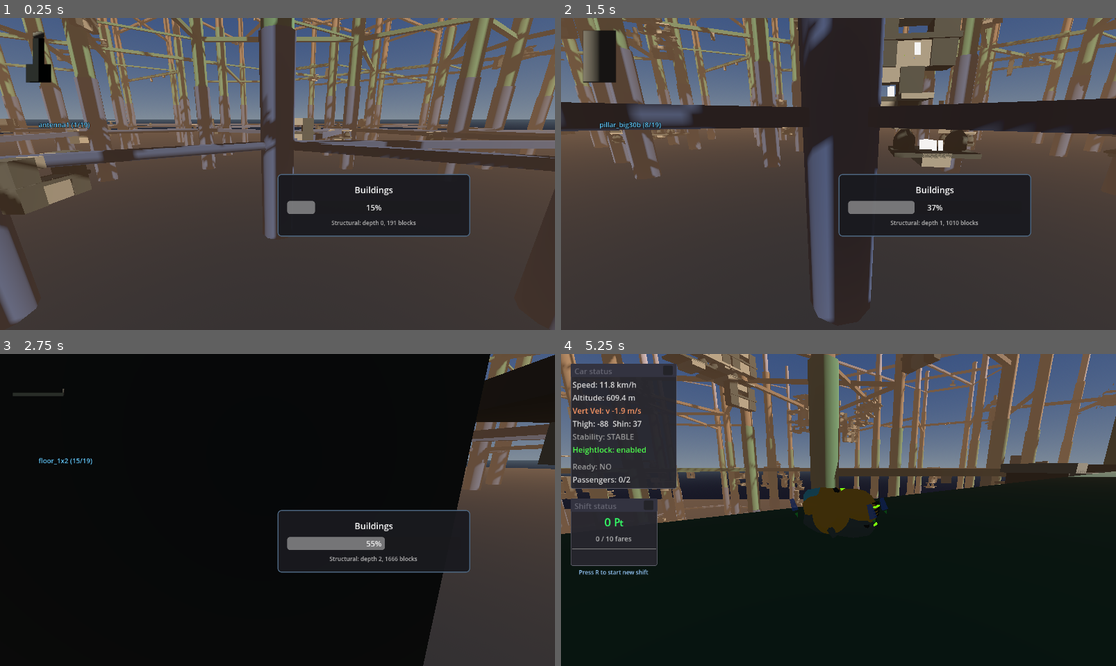
Above: before the commit, frames 1-4 (two rows, left to right).
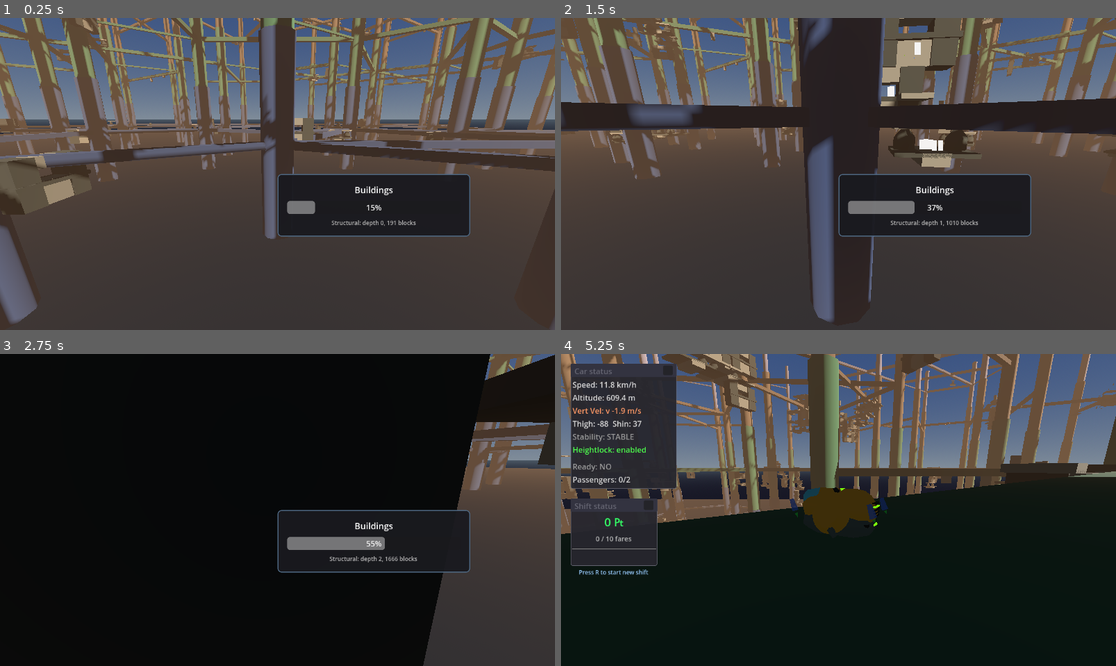
Above: after the commit, the same moments.

Repository: TaxiService/fcar
Game: Godot game, scene res://city/city_test.tscn
The game is run twice, just before and just after one commit, with the same random seed, the same clock (stepped at 60 frames per second) and the same inputs.
Inputs (mouse positions are in pixels of both pictures, inside the frame that each line leads up to):
- Up to frame 1 (0.25 s): no input
- Up to frame 2 (1.5 s): tap Enter at 0.5 s; move the mouse to (866, 174) at 0.52 s; hold W (forward) from 0.53 s (still down); tap Shift (boost) at 0.6 s; click (866, 174) at 0.67 s; tap Space (jump) at 0.77 s; move the mouse to (810, 174) at 1.27 s; tap R (confirm) at 1.35 s
- Up to frame 3 (2.75 s): keep holding W (forward); tap Space (jump) at 1.52 s; move the mouse to (288, 503) at 2.02 s; tap C (crouch) at 2.1 s
- Up to frame 4 (5.25 s): move the mouse to (832, 516) at 2.77 s; tap V (toggle_auto_hover) at 2.85 s; click (832, 516) at 2.92 s; tap Space (jump) at 3.02, 3.77, 4.52 s; move the mouse to (877, 513) at 3.52 s; tap F (toggle_control_lock) at 3.6 s; move the mouse to (794, 506) at 4.27 s; tap Ctrl at 4.35 s; move the mouse to (866, 510) at 5.02 s; release W (forward) at 5.03 s; hold S (backward) from 5.03 s (still down); tap Alt at 5.1 s; click (866, 510) at 5.17 s

The runs differ from the first frame. In frame 1, 0.6% of the frame differs, in the area x 4-17%, y 4-36%; in frame 2, 1.0%, in the area x 3-19%, y 4-36%; in frame 3, 0.2%; in frame 4, less than 0.1%.

Commit message:
use CityGrid autoload as central registry, replace recursive tree searches
Scene nodes now register themselves with CityGrid (people_manager,
city_generator, building_generator, visibility_manager) so siblings
resolve references via direct reads instead of walking the tree.
BuildingGenerator is a scene node in city_test.tscn reparented at
runtime, and LoadingScreen uses a NodePath export with CityGrid fallback.

Co-Authored-By: Claude Opus 4.5 <noreply@anthropic.com>

Diff:
--- a/city/CityGenerator.gd
+++ b/city/CityGenerator.gd
@@ -138,6 +138,7 @@
 @export_flags("Small", "Medium", "Large") var edge_top_sizes: int = SF.MEDIUM
 @export_flags("Small", "Medium", "Large") var edge_bottom_sizes: int = SF.SMALL
 
+@export var building_generator_path: NodePath
 var building_generator: BuildingGenerator
 var _rng: RandomNumberGenerator = RandomNumberGenerator.new()
 var _current_seed: int = 0
@@ -150,7 +151,9 @@
 @export var fcar_spawn_height: float = 610.0  # Spawn car at this height
 
 func _ready():
+	CityGrid.city_generator = self
 	_create_containers()
+	CityGrid.building_generator = building_generator
 	if show_ground_grid:
 		_create_ground_grid()
 
@@ -197,10 +200,11 @@
 	buildings_container.name = "Buildings"
 	add_child(buildings_container)
 
-	# Create building generator
-	building_generator = BuildingGenerator.new()
-	building_generator.name = "BuildingGenerator"
-	buildings_container.add_child(building_generator)
+	# Resolve BuildingGenerator from NodePath and reparent into buildings container
+	if building_generator_path:
+		building_generator = get_node(building_generator_path) as BuildingGenerator
+	if building_generator:
+		building_generator.reparent(buildings_container)
 
 func _initialize_rng():
 	if use_random_seed:
@@ -829,8 +833,7 @@
 
 
 func _register_spawn_zones():
-	# Find PeopleManager as sibling
-	var people_manager = get_parent().get_node_or_null("PeopleManager")
+	var people_manager = CityGrid.people_manager
 	if not people_manager:
 		push_warning("CityGenerator: PeopleManager not found, spawn zones won't register")
 		return
@@ -924,7 +927,7 @@
 	building_generator.process_queue_sync()
 
 	# Manual registration for sync path
-	var people_manager = get_parent().get_node_or_null("PeopleManager")
+	var people_manager = CityGrid.people_manager
 	if people_manager:
 		building_generator.register_spawn_zones_with(people_manager)
 
--- a/city/CityGrid.gd
+++ b/city/CityGrid.gd
@@ -30,6 +30,12 @@
 
 var section_ceiling: float:
 	get: return (active_section + 1) * section_height
+
+# Registry — scene nodes register themselves here so siblings can skip tree searches
+var people_manager: PeopleManager = null
+var city_generator: CityGenerator = null
+var building_generator: BuildingGenerator = null
+var visibility_manager: VisibilityManager = null
 
 
 func _ready():
--- a/city/LODIntegration.gd
+++ b/city/LODIntegration.gd
@@ -11,7 +11,7 @@
 @export var loading_screen_path: NodePath
 
 # Settings
-@export var auto_find_nodes: bool = true
+@export var auto_find_nodes: bool = false
 @export var generate_impostors_on_start: bool = true
 @export var show_loading_screen: bool = true
 
@@ -80,12 +80,20 @@
 func _setup_from_paths():
 	if city_generator_path:
 		city_generator = get_node_or_null(city_generator_path)
+	if not city_generator:
+		city_generator = CityGrid.city_generator
 	if impostor_generator_path:
 		impostor_generator = get_node_or_null(impostor_generator_path)
 	if lod_manager_path:
 		lod_manager = get_node_or_null(lod_manager_path)
 	if loading_screen_path:
 		loading_screen = get_node_or_null(loading_screen_path)
+
+	# Resolve building_generator from CityGenerator or CityGrid
+	if city_generator:
+		building_generator = city_generator.get_node_or_null("Buildings/BuildingGenerator")
+	if not building_generator:
+		building_generator = CityGrid.building_generator
 
 	_setup_connections()
 
--- a/city/VisibilityManager.gd
+++ b/city/VisibilityManager.gd
@@ -33,6 +33,7 @@
 
 
 func _ready():
+	CityGrid.visibility_manager = self
 	# Try to find building container
 	call_deferred("_find_building_container")
 
@@ -52,14 +53,9 @@
 
 func _find_building_container():
 	"""Find the Buildings container in the scene."""
-	# Look for CityGenerator's buildings container
-	var city_gen = get_parent().get_node_or_null("CityGenerator")
+	var city_gen = CityGrid.city_generator
 	if city_gen:
 		_building_container = city_gen.get_node_or_null("Buildings")
-
-	if not _building_container:
-		# Try to find any node named "Buildings"
-		_building_container = get_tree().root.find_child("Buildings", true, false)
 
 	if _building_container:
 		print("VisibilityManager: Found building container: %s" % _building_container.name)
--- a/city/city_test.tscn
+++ b/city/city_test.tscn
@@ -9,6 +9,7 @@
 [ext_resource type="Script" uid="uid://tpanuk0qx6yu" path="res://city/BuildingLODManager.gd" id="6_05jo7"]
 [ext_resource type="Script" uid="uid://inwuan5ora6n" path="res://city/BuildingImpostorGenerator.gd" id="7_nix7l"]
 [ext_resource type="Script" uid="uid://7xu3fgcqlm5x" path="res://city/LODIntegration.gd" id="8_nix7l"]
+[ext_resource type="Script" uid="uid://1mpmjxdgxui" path="res://city/BuildingGenerator.gd" id="10_bgen"]
 
 [sub_resource type="ProceduralSkyMaterial" id="ProceduralSkyMaterial_sky"]
 sky_top_color = Color(0.2, 0.3, 0.5, 1)
@@ -43,6 +44,7 @@
 
 [node name="LoadingScreen" type="CanvasLayer" parent="."]
 script = ExtResource("1_tegu2")
+city_generator_path = NodePath("../CityGenerator")
 
 [node name="F3 debug" type="CanvasLayer" parent="."]
 script = ExtResource("5_lcptw")
@@ -61,6 +63,7 @@
 
 [node name="CityGenerator" type="Node3D" parent="."]
 script = ExtResource("1_generator")
+building_generator_path = NodePath("BuildingGenerator")
 building_max_depth = 7
 building_branch_chance = 0.1
 building_max_total = 2520
@@ -68,6 +71,9 @@
 bottom_seed_probability = 0.1
 bottom_seed_sizes = 4
 edge_top_sizes = 1
+
+[node name="BuildingGenerator" type="Node3D" parent="CityGenerator"]
+script = ExtResource("10_bgen")
 
 [node name="PeopleManager" type="Node" parent="."]
 script = ExtResource("1_yage8")
--- a/systems/PeopleManager.gd
+++ b/systems/PeopleManager.gd
@@ -152,6 +152,7 @@
 var _time_without_nearby_fare: float = 0.0  # Emergency fare tracking
 
 func _ready():
+	CityGrid.people_manager = self
 	_load_spritesheet()
 	_load_color_sets()
 	_shader = load("res://mats/person_sprite.gdshader")
--- a/systems/PointOfInterest.gd
+++ b/systems/PointOfInterest.gd
@@ -99,41 +99,11 @@
 func _register_with_manager():
 	if registered:
 		return
-
-	# Deferred registration to ensure PeopleManager is ready
-	var manager = _find_people_manager()
-	if manager and manager.has_method("register_poi"):
-		manager.register_poi(self)
+	if CityGrid.people_manager:
+		CityGrid.people_manager.register_poi(self)
 		registered = true
-
-
-func _find_people_manager() -> Node:
-	# Look for PeopleManager in the scene
-	if has_node("/root/PeopleManager"):
-		return get_node("/root/PeopleManager")
-
-	# Search up the tree
-	var node = get_parent()
-	while node:
-		if node.has_method("register_poi"):
-			return node
-		for child in node.get_children():
-			if child.has_method("register_poi"):
-				return child
-		node = node.get_parent()
-
-	# Search from root
-	return _find_in_tree(get_tree().root)
-
-
-func _find_in_tree(node: Node) -> Node:
-	if node.has_method("register_poi"):
-		return node
-	for child in node.get_children():
-		var found = _find_in_tree(child)
-		if found:
-			return found
-	return null
+	else:
+		push_warning("PointOfInterest '%s' at %s: CityGrid.people_manager not set" % [poi_name, global_position])
 
 
 func is_within_radius(pos: Vector3) -> bool:
--- a/systems/SpawnSurface.gd
+++ b/systems/SpawnSurface.gd
@@ -77,43 +77,13 @@
 
 
 func _register_with_manager():
-	# Deferred to ensure PeopleManager is ready
-	if not registered:
-		var manager = _find_people_manager()
-		if manager:
-			manager.register_surface(self)
-			registered = true
-
-
-func _find_people_manager() -> Node:
-	# Look for PeopleManager in the scene
-	# First check if it's an autoload
-	if has_node("/root/PeopleManager"):
-		return get_node("/root/PeopleManager")
-
-	# Otherwise search up the tree
-	var node = get_parent()
-	while node:
-		if node.has_method("register_surface"):
-			return node
-		# Check children of this node
-		for child in node.get_children():
-			if child.has_method("register_surface"):
-				return child
-		node = node.get_parent()
-
-	# Search from root
-	return _find_in_tree(get_tree().root)
-
-
-func _find_in_tree(node: Node) -> Node:
-	if node.has_method("register_surface"):
-		return node
-	for child in node.get_children():
-		var found = _find_in_tree(child)
-		if found:
-			return found
-	return null
+	if registered:
+		return
+	if CityGrid.people_manager:
+		CityGrid.people_manager.register_surface(self)
+		registered = true
+	else:
+		push_warning("SpawnSurface at %s: CityGrid.people_manager not set" % global_position)
 
 
 func get_bounds_world() -> Dictionary:
--- a/systems/SpawnZone.gd
+++ b/systems/SpawnZone.gd
@@ -77,65 +77,11 @@
 func _register_with_manager():
 	if registered:
 		return
-	var manager = _find_people_manager()
-	if manager:
-		manager.register_zone(self)
+	if CityGrid.people_manager:
+		CityGrid.people_manager.register_zone(self)
 		registered = true
 	else:
-		# Defer and retry - PeopleManager might not be ready yet
-		call_deferred("_retry_registration")
-
-
-var _registration_attempts: int = 0
-
-func _retry_registration():
-	_registration_attempts += 1
-	if _registration_attempts > 10:
-		push_warning("SpawnZone at %s: Failed to find PeopleManager after 10 attempts" % global_position)
-		return
-
-	# Actually wait for next frame before retrying
-	await get_tree().process_frame
-	_register_with_manager()
-
-
-func _find_people_manager() -> Node:
-	# Try common scene paths first
-	var common_paths = [
-		"/root/PeopleManager",
-		"/root/CityTest/PeopleManager",
-		"/root/city_test/PeopleManager",
-		"/root/Main/PeopleManager",
-	]
-	for path in common_paths:
-		if has_node(path):
-			return get_node(path)
-
-	# Walk up parent chain looking for PeopleManager as sibling
-	var node = get_parent()
-	while node:
-		if node.has_method("register_zone"):
-			return node
-		for child in node.get_children():
-			if child.has_method("register_zone"):
-				return child
-		node = node.get_parent()
-
-	# Last resort: full tree search
-	var found = _find_in_tree(get_tree().root)
-	if not found:
-		push_warning("SpawnZone: Could not find PeopleManager in tree. Scene root: %s" % get_tree().root.name)
-	return found
-
-
-func _find_in_tree(node: Node) -> Node:
-	if node.has_method("register_zone"):
-		return node
-	for child in node.get_children():
-		var found = _find_in_tree(child)
-		if found:
-			return found
-	return null
+		push_warning("SpawnZone at %s: CityGrid.people_manager not set" % global_position)
 
 
 func get_center() -> Vector3:
--- a/ui/LoadingScreen.gd
+++ b/ui/LoadingScreen.gd
@@ -35,8 +35,7 @@
 		_city_generator = get_node_or_null(city_generator_path)
 
 	if not _city_generator:
-		# Try to find it automatically
-		_city_generator = _find_city_generator(get_tree().root)
+		_city_generator = CityGrid.city_generator
 
 	if _city_generator:
 		_connect_signals()
@@ -44,16 +43,6 @@
 	else:
 		push_warning("LoadingScreen: Could not find CityGenerator")
 		hide_loading()
-
-
-func _find_city_generator(node: Node) -> Node:
-	if node is CityGenerator:
-		return node
-	for child in node.get_children():
-		var result = _find_city_generator(child)
-		if result:
-			return result
-	return null
 
 
 func _connect_signals():
Not shown: 1 places in city/city_test.tscn that only renumber resources
